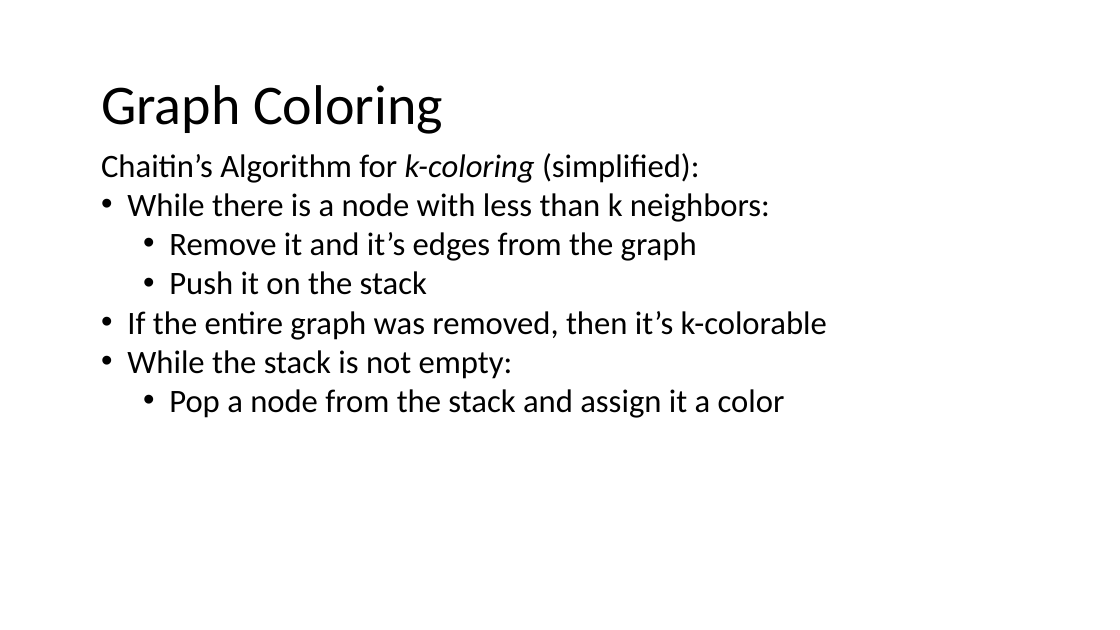
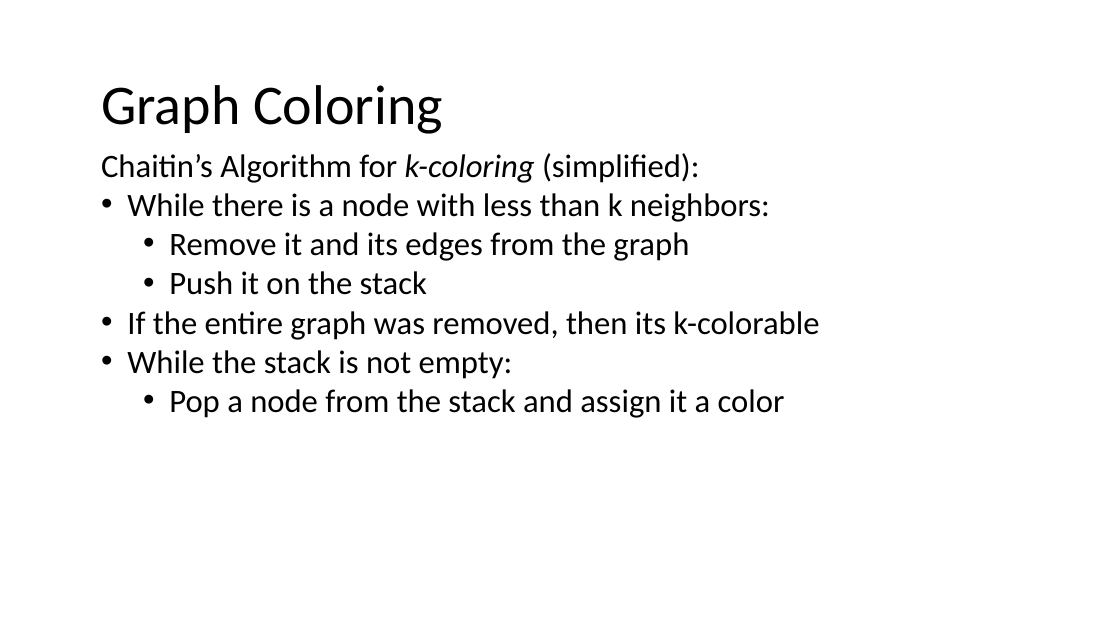
Before and after one commit to nivshani/compilation, a slide deck: slide 64 of slides/register_allocation.pptx. Drawn at 1120x630 pixels with LibreOffice and Linux fonts; fonts in the diff are those of the drawing. Boxes give left, top, right and bottom in pixels: in the first picture for what was removed or moved away, otherwise in the second. Text is boxed around its words. In the diff, an @@ line names an element or a change of style, - is before the commit and + after.

```diff
--- a/slides/register_allocation.pptx
+++ b/slides/register_allocation.pptx
@@ text at bbox=[169, 232, 689, 261]: text changed @@
-  • Remove it and it’s edges from the graph
+  • Remove it and its edges from the graph
@@ text at bbox=[127, 311, 819, 340]: text changed @@
-• If the entire graph was removed, then it’s k-colorable
+• If the entire graph was removed, then its k-colorable
```
Also in this commit, not shown: 1 other file.
